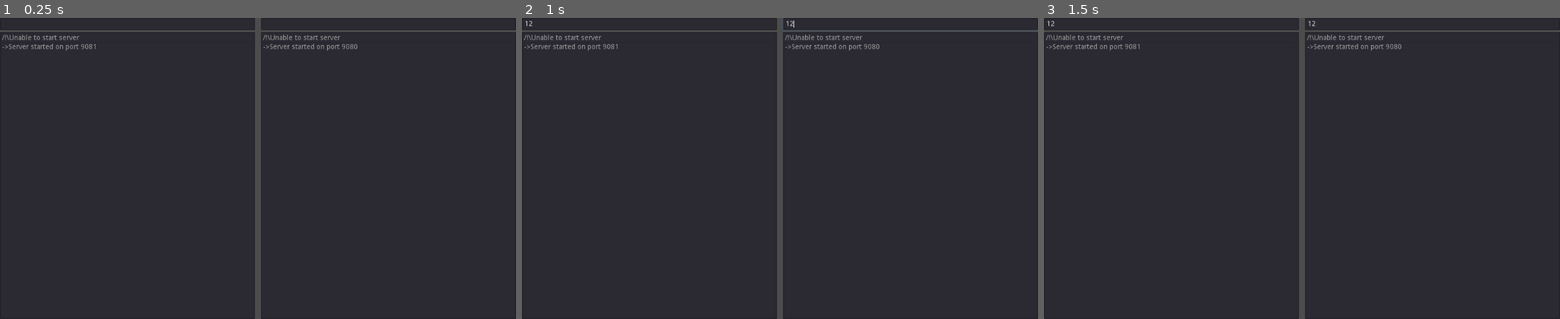
Above: before the commit, frames 1-3 (left to right).
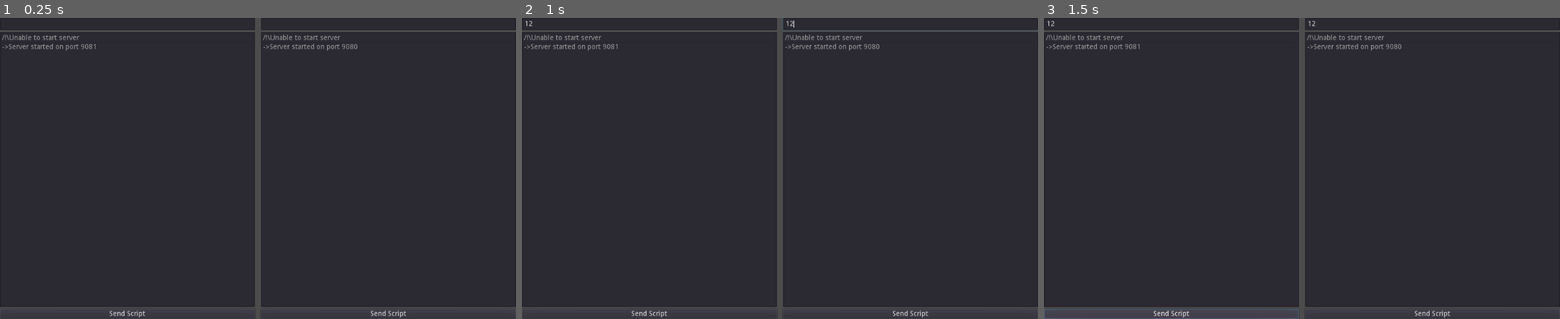
Above: after the commit, the same moments.

Repository: vr-voyage/websocket-relay-server
Game: Godot game, scene res://WebsocketRelay.tscn
The game is run twice, just before and just after one commit, with the same random seed, the same clock (stepped at 60 frames per second) and the same inputs.
Inputs (mouse positions are in pixels of both pictures, inside the frame that each line leads up to):
- Up to frame 1 (0.25 s): no input
- Up to frame 2 (1 s): click (651, 24) at 0.52 s; type "12" at 0.6 s; click (909, 24) at 0.75 s; type "12" at 0.83 s
- Up to frame 3 (1.5 s): click (1173, 312) at 1.25 s, where only the run after the commit has a clickable "Send Script"

The runs differ from the first frame. In frame 1, 1.1% of the frame differs, in the area x 0-100%, y 95-100%; in frame 2, 1.1%; in frame 3, 2.4%, in the area x 0-100%, y 4-100%.

Commit message:
Changes done for testing SharpLogix
Because C# Websocket examples are not very good,
to say the least.

Signed-off-by: Voyage <voyage@miouyouyou.fr>

Diff:
--- a/WebSocketTest.gd
+++ b/WebSocketTest.gd
@@ -92,3 +92,16 @@
 				continue
 			client.put_packet(message.to_utf8())
 			log_msg("[Client:%d] %s" % [client_id, message])
+
+
+func _on_Button_pressed():
+	var filepath:String = "../../../Documents/Neos VR/Sample.lgx"
+	var f = File.new()
+	var err = f.open(filepath, File.READ)
+	if (err != OK):
+		printerr("Could not open %s : Code %d", filepath, err)
+		return
+	var content:String = f.get_as_text()
+	f.close()
+	printerr(content)
+	send_message(content)
--- a/WebSocketTest.tscn
+++ b/WebSocketTest.tscn
@@ -24,13 +24,20 @@
 [node name="ScrollContainer" type="ScrollContainer" parent="VBoxContainer"]
 margin_top = 28.0
 margin_right = 1024.0
-margin_bottom = 600.0
+margin_bottom = 576.0
 size_flags_vertical = 3
 
 [node name="ItemList" type="ItemList" parent="VBoxContainer/ScrollContainer"]
 margin_right = 1024.0
-margin_bottom = 572.0
+margin_bottom = 548.0
 size_flags_horizontal = 3
 size_flags_vertical = 3
 
+[node name="Button" type="Button" parent="VBoxContainer"]
+margin_top = 580.0
+margin_right = 1024.0
+margin_bottom = 600.0
+text = "Send Script"
+
 [connection signal="text_entered" from="VBoxContainer/LineEdit" to="." method="_on_LineEdit_text_entered"]
+[connection signal="pressed" from="VBoxContainer/Button" to="." method="_on_Button_pressed"]
